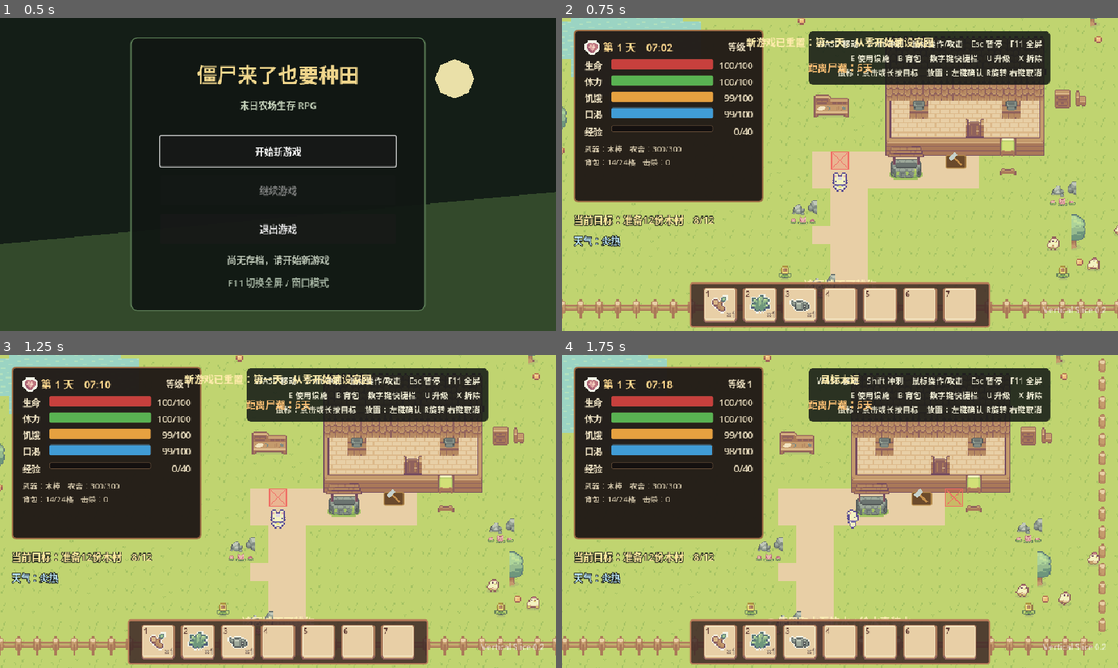
Above: before the commit, frames 1-4 (two rows, left to right).
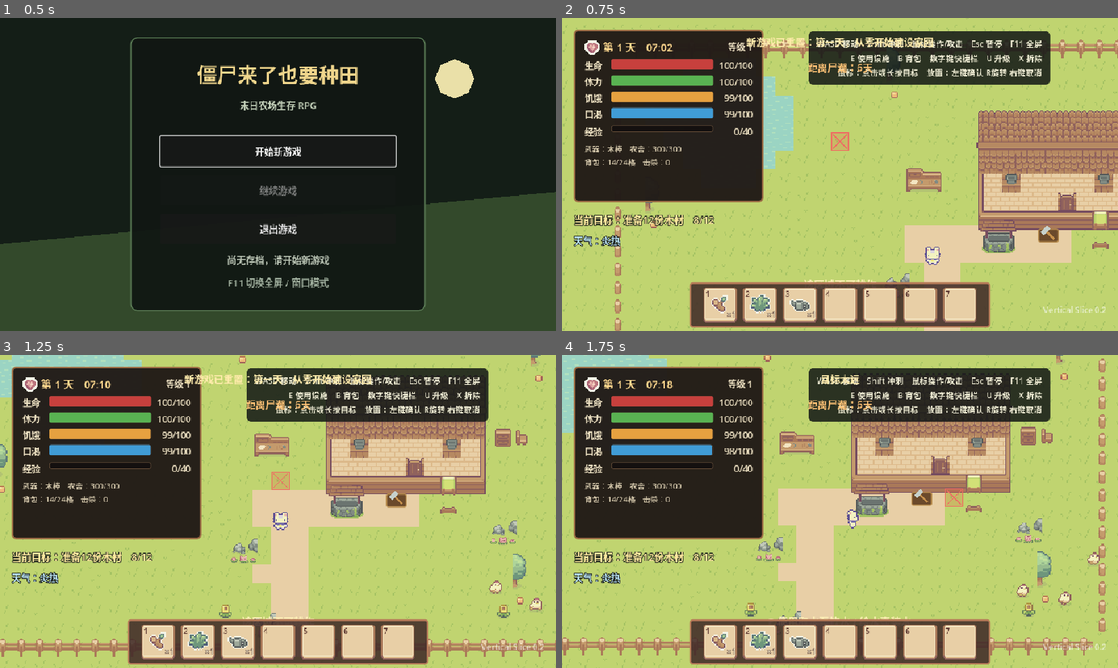
Above: after the commit, the same moments.

Repository: fanfanhappy/zombie-farm-survival
Game: Godot game, scene res://scenes/ui/main_menu.tscn
Same seed, same stepped clock (60 frames per second), same inputs: the game is played once before the commit and once after it.
Inputs (mouse positions are in pixels of both pictures, inside the frame that each line leads up to):
- Up to frame 1 (0.5 s): no input
- Up to frame 2 (0.75 s): click "开始新游戏" at 0.5 s
- Up to frame 3 (1.25 s): no input
- Up to frame 4 (1.75 s): move the mouse to (962, 495) at 1.27 s; hold D (move_right) from 1.28 s (still down); hold X (dismantle_structure) from 1.28 s (still down); click (962, 495) at 1.42 s

Frame 1 is identical in both runs. In frame 2, 30% of the frame differs, in the area x 0-100%, y 0-100%; in frame 3, 12%; in frame 4, 0.6%.

Commit message:
拆分相机跟随与屏幕特效层

Diff:
--- a/scenes/game/game_world.tscn
+++ b/scenes/game/game_world.tscn
@@ -17,6 +17,7 @@
 [ext_resource type="PackedScene" path="res://scenes/ui/character_status_hud.tscn" id="17_status_hud"]
 [ext_resource type="PackedScene" path="res://scenes/world/environment/world_resource_layer.tscn" id="18_resource_layer"]
 [ext_resource type="Script" uid="uid://ba1k3rg43lg30" path="res://scripts/world/environment/world_tilemap.gd" id="14_world_tilemap"]
+[ext_resource type="Script" path="res://scripts/core/camera_rig.gd" id="19_camera_rig"]
 
 [ext_resource type="TileSet" uid="uid://c85i64skxhmie" path="res://resources/tilesets/farm_tilled_terrain.tres" id="15_farm_tileset"]
 
@@ -65,72 +66,94 @@
 [node name="TransitionZones" type="Node2D" parent="GameWorld"]
 
 [node name="CameraRig" type="Node2D" parent="."]
-
-[node name="ScreenEffects" type="CanvasLayer" parent="."]
-layer = 10
-
-[node name="UI" type="CanvasLayer" parent="."]
-layer = 20
-
-[node name="WorldTileMap" type="Node2D" parent="GameWorld/TerrainLayers" unique_id=308722699]
-script = ExtResource("14_world_tilemap")
-
-[node name="FarmingTerrainLayer" type="TileMapLayer" parent="GameWorld/TerrainLayers/WorldTileMap" unique_id=193206739]
-z_index = -16
-position = Vector2(-16, -16)
-scale = Vector2(2, 2)
-tile_set = ExtResource("15_farm_tileset")
-
-[node name="WorldResourceLayer" parent="GameWorld/DynamicYSortGroup/ResourceNodes" instance=ExtResource("18_resource_layer")]
-
-[node name="Darkness" type="CanvasModulate" parent="." unique_id=979342609]
-
-[node name="CraftingSystem" type="Node" parent="GameSession" unique_id=869456683]
-script = ExtResource("3_crafting")
-
-[node name="InventorySystem" type="Node" parent="GameSession" unique_id=1407268162]
-script = ExtResource("4_inventory")
-
-[node name="PlacementSystem" type="Node2D" parent="." unique_id=835565366]
-z_index = 20
-script = ExtResource("6_placement")
-
-[node name="DefenseUpgradeSystem" type="Node" parent="GameSession" unique_id=1740210685]
-script = ExtResource("12_defense_upgrade")
-
-[node name="HordeSystem" type="Node" parent="GameSession" unique_id=460335431]
-script = ExtResource("7_horde")
-
-[node name="FarmingSystem" type="Node" parent="GameSession" unique_id=667839147]
-script = ExtResource("8_farming")
-
-[node name="ObjectiveSystem" type="Node" parent="GameSession" unique_id=1581011714]
-script = ExtResource("9_objectives")
-
-[node name="WeatherSystem" type="Node" parent="GameSession" unique_id=508456209]
-script = ExtResource("11_weather")
-
-[node name="Player" type="CharacterBody2D" parent="GameWorld/DynamicYSortGroup" unique_id=1658304268]
-z_index = 10
-position = Vector2(640, 460)
-script = ExtResource("2_player")
-
-[node name="PlayerAnimation" parent="GameWorld/DynamicYSortGroup/Player" instance=ExtResource("13_player_visual")]
-
-[node name="AttackEffect" parent="GameWorld/DynamicYSortGroup/Player" instance=ExtResource("16_attack_effect")]
-
-[node name="CollisionShape2D" type="CollisionShape2D" parent="GameWorld/DynamicYSortGroup/Player" unique_id=999272664]
-position = Vector2(0, 2)
-shape = SubResource("CapsuleShape2D_player")
-
-[node name="Camera2D" type="Camera2D" parent="GameWorld/DynamicYSortGroup/Player" unique_id=639132020]
-position = Vector2(0, -20)
+script = ExtResource("19_camera_rig")
+target_path = NodePath("../GameWorld/DynamicYSortGroup/Player")
+follow_offset = Vector2(0, -20)
+
+[node name="MainCamera" type="Camera2D" parent="CameraRig"]
 limit_left = 0
 limit_top = 0
 limit_right = 1280
 limit_bottom = 800
 position_smoothing_enabled = true
 position_smoothing_speed = 7.0
+
+[node name="ScreenEffects" type="CanvasLayer" parent="."]
+layer = 10
+
+[node name="DamageVignette" type="ColorRect" parent="ScreenEffects"]
+visible = false
+anchors_preset = 15
+anchor_right = 1.0
+anchor_bottom = 1.0
+grow_horizontal = 2
+grow_vertical = 2
+mouse_filter = 2
+color = Color(0.55, 0.02, 0.02, 0.24)
+
+[node name="FadeTransition" type="ColorRect" parent="ScreenEffects"]
+visible = false
+anchors_preset = 15
+anchor_right = 1.0
+anchor_bottom = 1.0
+grow_horizontal = 2
+grow_vertical = 2
+mouse_filter = 2
+color = Color(0, 0, 0, 1)
+
+[node name="UI" type="CanvasLayer" parent="."]
+layer = 20
+
+[node name="WorldTileMap" type="Node2D" parent="GameWorld/TerrainLayers" unique_id=308722699]
+script = ExtResource("14_world_tilemap")
+
+[node name="FarmingTerrainLayer" type="TileMapLayer" parent="GameWorld/TerrainLayers/WorldTileMap" unique_id=193206739]
+z_index = -16
+position = Vector2(-16, -16)
+scale = Vector2(2, 2)
+tile_set = ExtResource("15_farm_tileset")
+
+[node name="WorldResourceLayer" parent="GameWorld/DynamicYSortGroup/ResourceNodes" instance=ExtResource("18_resource_layer")]
+
+[node name="WorldLighting" type="CanvasModulate" parent="GameWorld" unique_id=979342609]
+
+[node name="CraftingSystem" type="Node" parent="GameSession" unique_id=869456683]
+script = ExtResource("3_crafting")
+
+[node name="InventorySystem" type="Node" parent="GameSession" unique_id=1407268162]
+script = ExtResource("4_inventory")
+
+[node name="PlacementSystem" type="Node2D" parent="." unique_id=835565366]
+z_index = 20
+script = ExtResource("6_placement")
+
+[node name="DefenseUpgradeSystem" type="Node" parent="GameSession" unique_id=1740210685]
+script = ExtResource("12_defense_upgrade")
+
+[node name="HordeSystem" type="Node" parent="GameSession" unique_id=460335431]
+script = ExtResource("7_horde")
+
+[node name="FarmingSystem" type="Node" parent="GameSession" unique_id=667839147]
+script = ExtResource("8_farming")
+
+[node name="ObjectiveSystem" type="Node" parent="GameSession" unique_id=1581011714]
+script = ExtResource("9_objectives")
+
+[node name="WeatherSystem" type="Node" parent="GameSession" unique_id=508456209]
+script = ExtResource("11_weather")
+
+[node name="Player" type="CharacterBody2D" parent="GameWorld/DynamicYSortGroup" unique_id=1658304268]
+z_index = 10
+position = Vector2(640, 460)
+script = ExtResource("2_player")
+
+[node name="PlayerAnimation" parent="GameWorld/DynamicYSortGroup/Player" instance=ExtResource("13_player_visual")]
+
+[node name="AttackEffect" parent="GameWorld/DynamicYSortGroup/Player" instance=ExtResource("16_attack_effect")]
+
+[node name="CollisionShape2D" type="CollisionShape2D" parent="GameWorld/DynamicYSortGroup/Player" unique_id=999272664]
+position = Vector2(0, 2)
+shape = SubResource("CapsuleShape2D_player")
 
 [node name="HUD" type="CanvasLayer" parent="." unique_id=1722933136]
 
--- /dev/null
+++ b/scripts/core/camera_rig.gd
@@ -0,0 +1,12 @@
+class_name CameraRig
+extends Node2D
+
+@export_node_path("Node2D") var target_path: NodePath
+@export var follow_offset := Vector2(0, -20)
+
+@onready var target: Node2D = get_node_or_null(target_path) as Node2D
+
+
+func _process(_delta: float) -> void:
+	if is_instance_valid(target):
+		global_position = target.global_position + follow_offset
--- a/scripts/core/game_controller.gd
+++ b/scripts/core/game_controller.gd
@@ -20,7 +20,7 @@
 const FARM_PLOT_SCENE := preload("res://scenes/world/farming/farm_plot.tscn")
 
 @onready var player: Player = $GameWorld/DynamicYSortGroup/Player
-@onready var darkness: CanvasModulate = $Darkness
+@onready var darkness: CanvasModulate = $GameWorld/WorldLighting
 @onready var status_hud: CharacterStatusHUD = $HUD/StatusPanel
 @onready var prompt_label: Label = $HUD/Prompt
 @onready var message_label: Label = $HUD/Message
--- a/tests/architecture_phase2_test.gd
+++ b/tests/architecture_phase2_test.gd
@@ -10,6 +10,11 @@
 	assert(game.get_node("GameWorld/TerrainLayers/WorldTileMap") is WorldTileMap)
 	assert(game.get_node("GameWorld/DynamicYSortGroup/Player") is Player)
 	assert(game.get_node("GameWorld/DynamicYSortGroup").y_sort_enabled)
+	assert(game.get_node("CameraRig") is CameraRig)
+	assert(game.get_node("CameraRig/MainCamera") is Camera2D)
+	assert(game.get_node("GameWorld/WorldLighting") is CanvasModulate)
+	assert(game.get_node("ScreenEffects/DamageVignette") is ColorRect)
+	assert(game.get_node("ScreenEffects/FadeTransition") is ColorRect)
 	assert(get_nodes_in_group("farm_plots").size() == 72)
 	assert(get_nodes_in_group("chickens").size() == 3)
 	assert(get_nodes_in_group("mouse_action_targets").size() >= 9)
